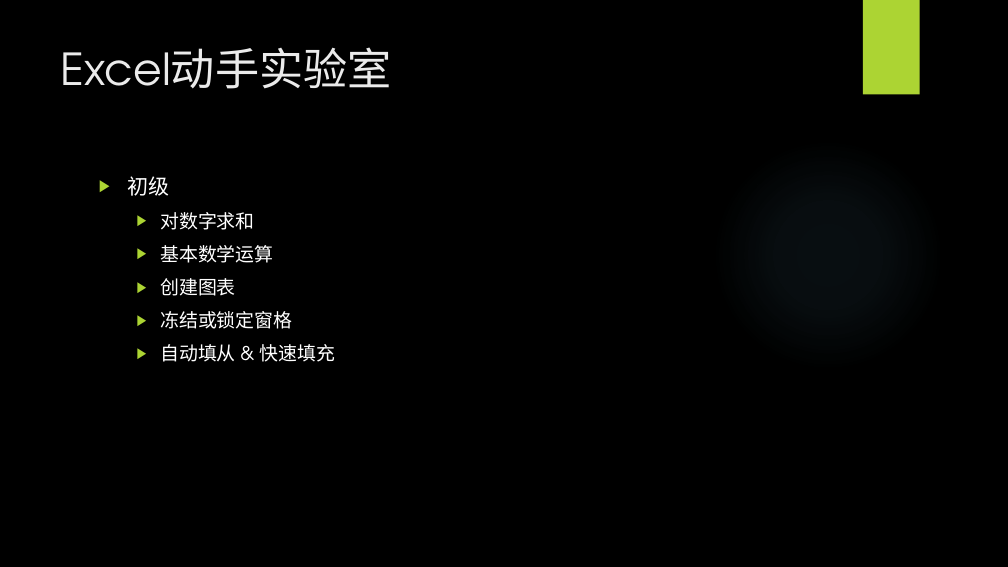
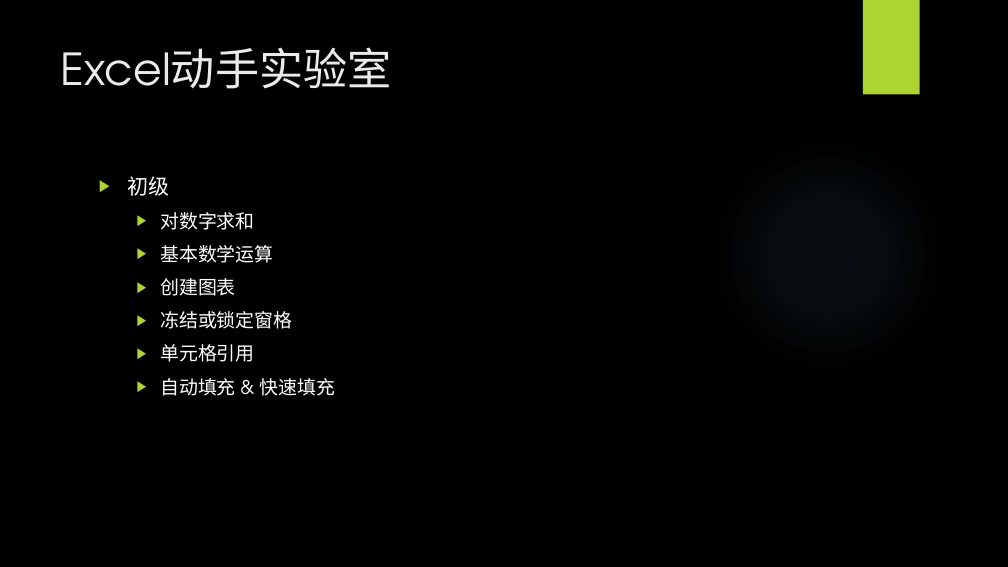
Before and after one commit to BigEgg/OfficeTraining, a slide deck: slide 3 of Excel动手实验室.pptx. Drawn at 1008x567 pixels with LibreOffice and Linux fonts; fonts in the diff are those of the drawing; background and template pictures are left out. Boxes give left, top, right and bottom in pixels: in the first picture for what was removed or moved away, otherwise in the second. Text is boxed around its words. In the diff, an @@ line names an element or a change of style, - is before the commit and + after.

```diff
--- a/Excel动手实验室.pptx
+++ b/Excel动手实验室.pptx
@@ text at bbox=[160, 344, 336, 396]: text changed @@
-  ▶ 自动填从 & 快速填充
+  ▶ 单元格引用
+  ▶ 自动填充 & 快速填充
```
Also in this commit, not shown: 1 slide added.
